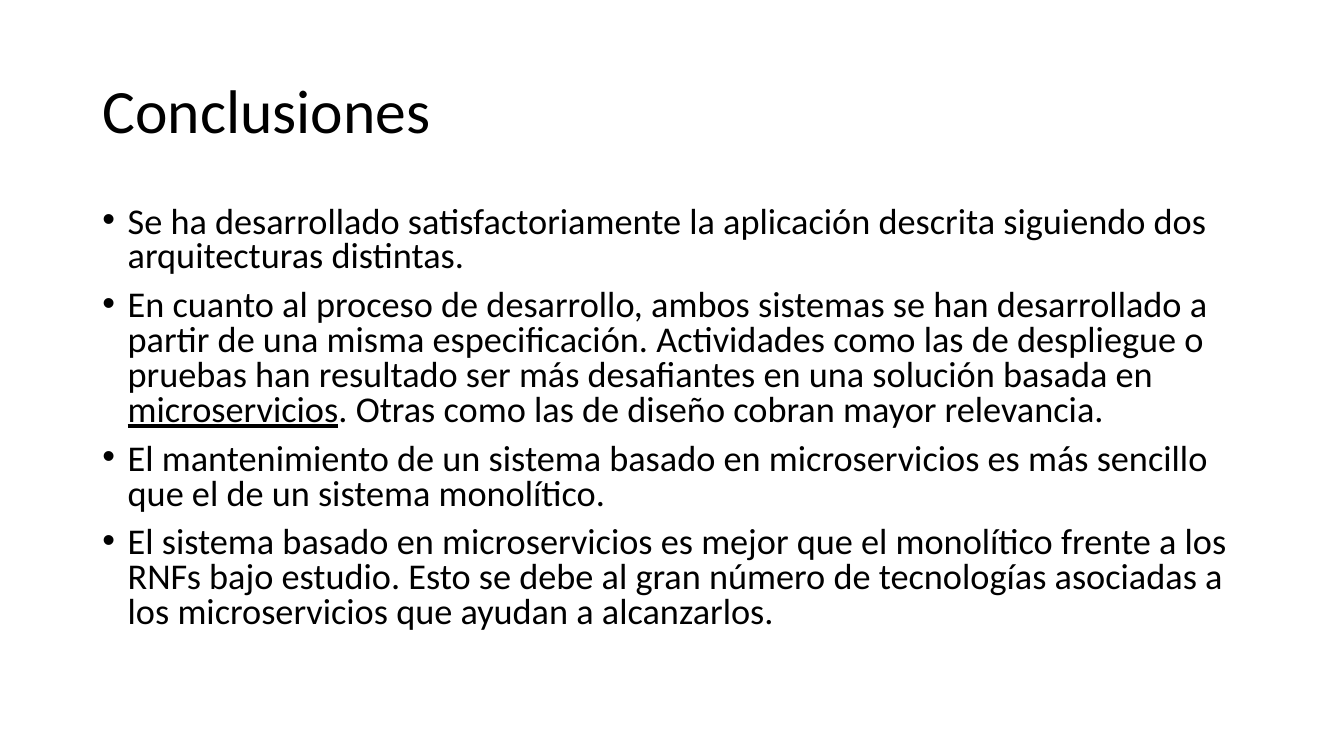
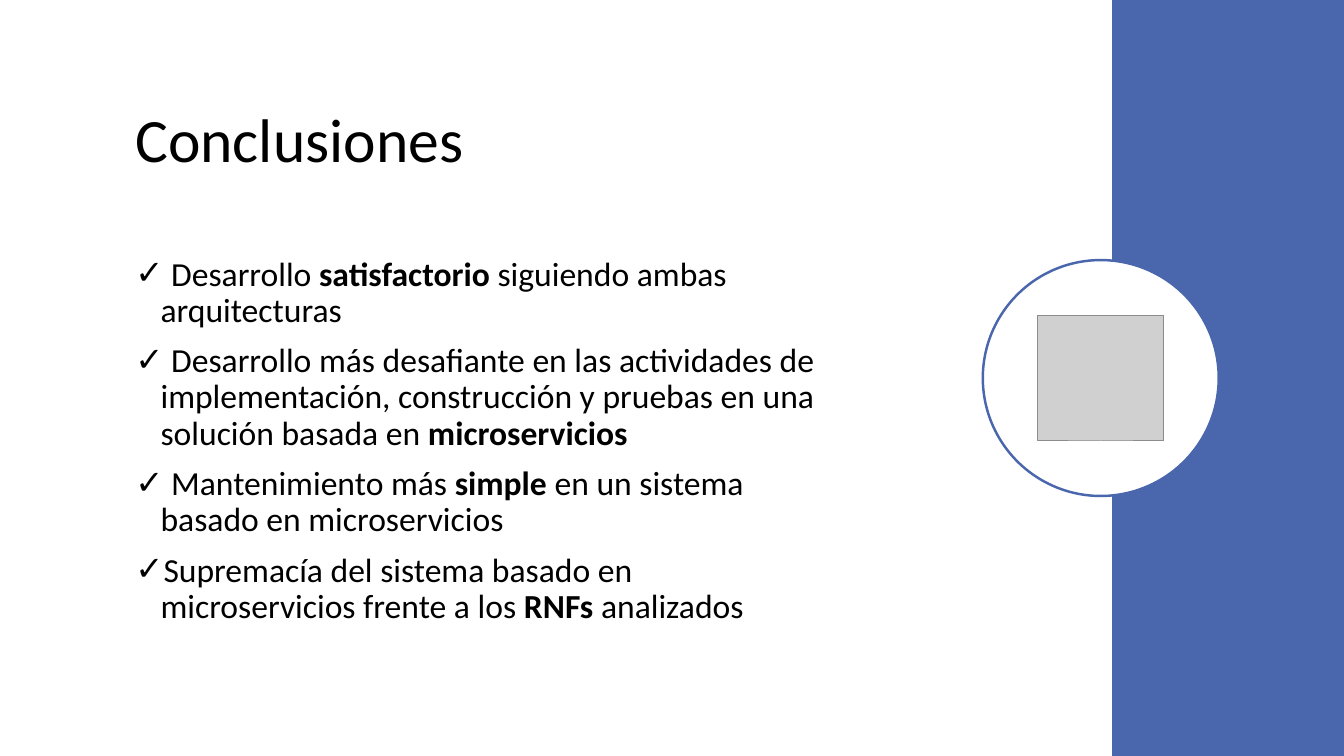
Before and after one commit to VictorIranzo/TFG_Microservices, a slide deck: slide 31 of Trabajo/Presentación/Desarrollo de software basado en microservicios.pptx (slide 27 before the commit). Drawn at 1344x756 pixels with LibreOffice and Linux fonts; fonts in the diff are those of the drawing; grey boxes stand for pictures. Boxes give left, top, right and bottom in pixels: in the first picture for what was removed or moved away, otherwise in the second. Text is boxed around its words. In the diff, an @@ line names an element or a change of style, - is before the commit and + after.

```diff
--- a/Trabajo/Presentación/Desarrollo de software basado en microservicios.pptx
+++ b/Trabajo/Presentación/Desarrollo de software basado en microservicios.pptx
@@ rectangle added at [1112, 0, 1344, 756], fill #4A66AC @@
@@ title "Conclusiones": place and size @@
-title "Conclusiones" at [102, 90, 430, 134]
+title "Conclusiones" at [135, 119, 463, 163]
@@ text "Desarrollo satisfactorio siguiendo ambas arquitecturas" at [161, 262, 814, 619]: vertical alignment top to middle @@
@@ text at [161, 262, 814, 619]: text changed; size 25.9 to 24 pt @@
-• Se ha desarrollado satisfactoriamente la aplicación descrita siguiendo dos arquitecturas distintas.
-• En cuanto al proceso de desarrollo, ambos sistemas se han desarrollado a partir de una misma especificación. Actividades como las de despliegue o pruebas han resultado ser más desafiantes en una solución basada en microservicios. Otras como las de diseño cobran mayor relevancia.
-• El mantenimiento de un sistema basado en microservicios es más sencillo que el de un sistema monolítico.
-• El sistema basado en microservicios es mejor que el monolítico frente a los RNFs bajo estudio. Esto se debe al gran número de tecnologías asociadas a los microservicios que ayudan a alcanzarlos.
+✓ Desarrollo satisfactorio siguiendo ambas arquitecturas
+✓ Desarrollo más desafiante en las actividades de implementación, construcción y pruebas en una solución basada en microservicios
+✓ Mantenimiento más simple en un sistema basado en microservicios
+✓ Supremacía del sistema basado en microservicios frente a los RNFs analizados
@@ ellipse added at [983, 260, 1219, 496], fill #FFFFFF, outline #4A66AC 1.75 pt @@
@@ picture added at [1038, 316, 1165, 442] @@
```
Also in this commit, not shown: 21 other slides changed, 8 slides added, 4 slides removed, 3 other files.
